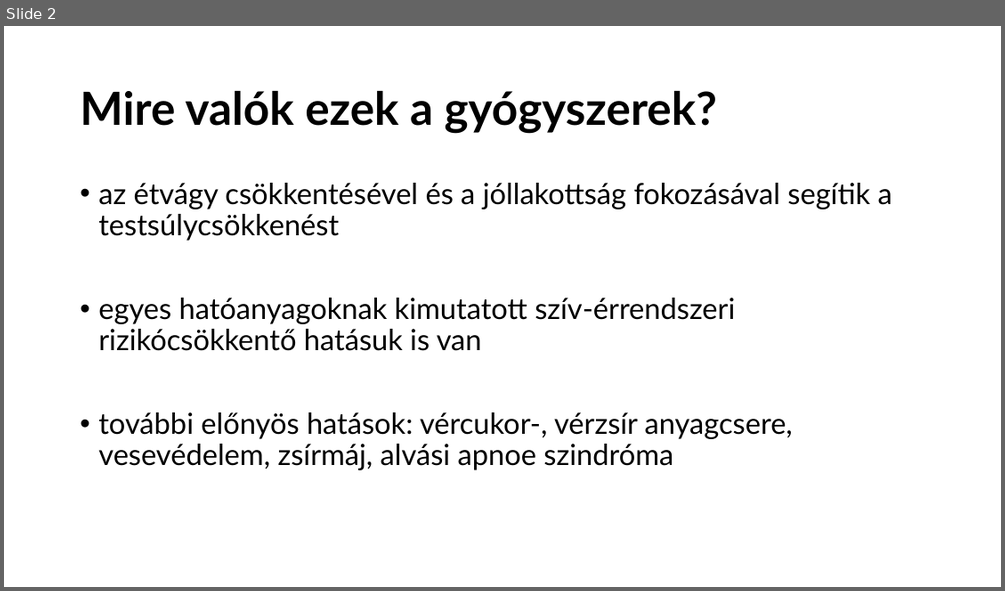
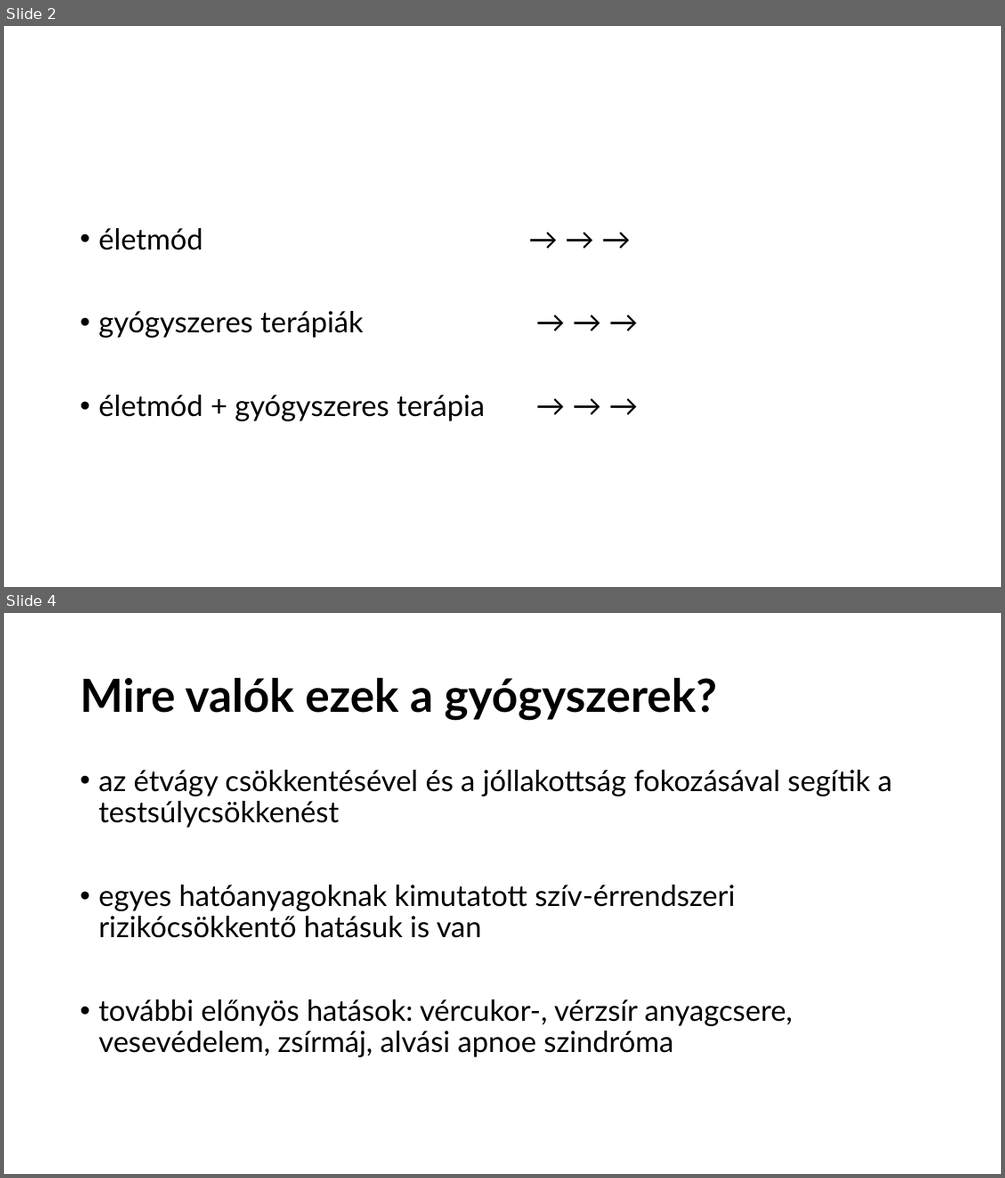
Before and after one commit to sasaleese/common, a slide deck: Testsúlycsökkentő gyógyszeres terápiák.pptx. Shown one above the other, each under a label of ours: slide 2 before the commit, slides 2 and 4 after it; the slides between them are not shown. The pictures are 1005x591 and 1005x1178 pixels, drawn with LibreOffice and Linux fonts; fonts in the diff are those of the drawing. Boxes give left, top, right and bottom in pixels: in the first picture for what was removed or moved away, otherwise in the second. Text is boxed around its words. In the diff, an @@ line names an element or a change of style, - is before the commit and + after.

```diff
--- a/Testsúlycsökkentő gyógyszeres terápiák.pptx
+++ b/Testsúlycsökkentő gyógyszeres terápiák.pptx
@@ slide 2 added at (4,26,1001,587), background #FFFFFF @@
@@ text added at (98,228,485,421), 28 pt, text #000000 @@
+• életmód → → →
+• gyógyszeres terápiák → → →
+• életmód + gyógyszeres terápia → → →
@@ what was slide 2 is now slide 4 @@
```
Also in this commit, not shown: 1 slide changed, 2 other slides added.
